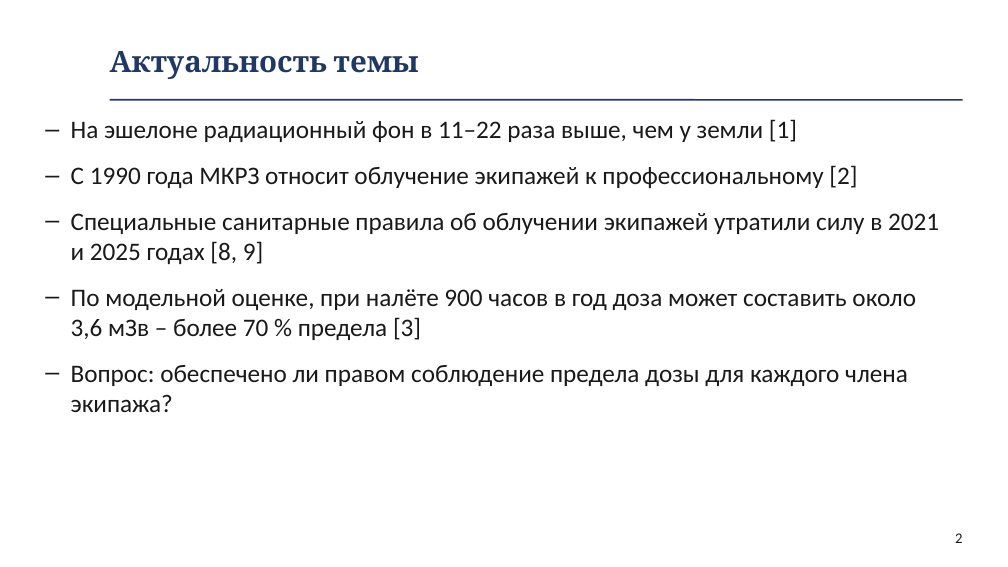
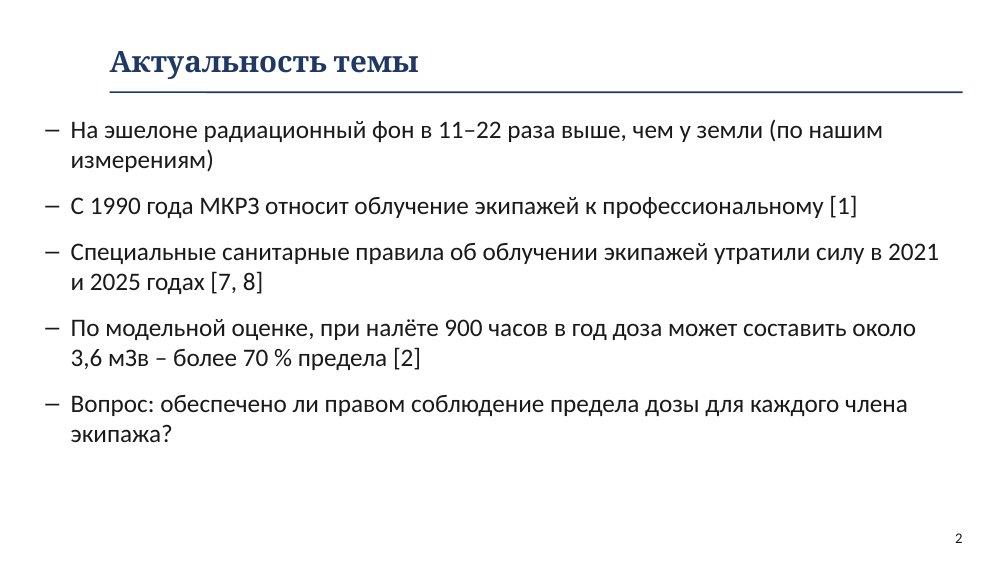
Before and after one commit to fintipluh1/rexy, a slide deck: slide 2 of Доклад_красивый.pptx. Drawn at 1008x567 pixels with LibreOffice and Linux fonts; fonts in the diff are those of the drawing; background and template pictures are left out. Boxes give left, top, right and bottom in pixels: in the first picture for what was removed or moved away, otherwise in the second. Text is boxed around its words. In the diff, an @@ line names an element or a change of style, - is before the commit and + after.

```diff
--- a/Доклад_красивый.pptx
+++ b/Доклад_красивый.pptx
@@ line moved from (110, 100) - (963, 100) to (110, 92) - (963, 92) @@
@@ text at (71, 120, 939, 370): text changed @@
-– На эшелоне радиационный фон в 11–22 раза выше, чем у земли [1]
-– С 1990 года МКРЗ относит облучение экипажей к профессиональному [2]
-– Специальные санитарные правила об облучении экипажей утратили силу в 2021 и 2025 годах [8, 9]
-– По модельной оценке, при налёте 900 часов в год доза может составить около 3,6 мЗв – более 70 % предела [3]
+– На эшелоне радиационный фон в 11–22 раза выше, чем у земли (по нашим измерениям)
+– С 1990 года МКРЗ относит облучение экипажей к профессиональному [1]
+– Специальные санитарные правила об облучении экипажей утратили силу в 2021 и 2025 годах [7, 8]
+– По модельной оценке, при налёте 900 часов в год доза может составить около 3,6 мЗв – более 70 % предела [2]
```
Also in this commit, not shown: 13 other slides changed, 3 other files.
